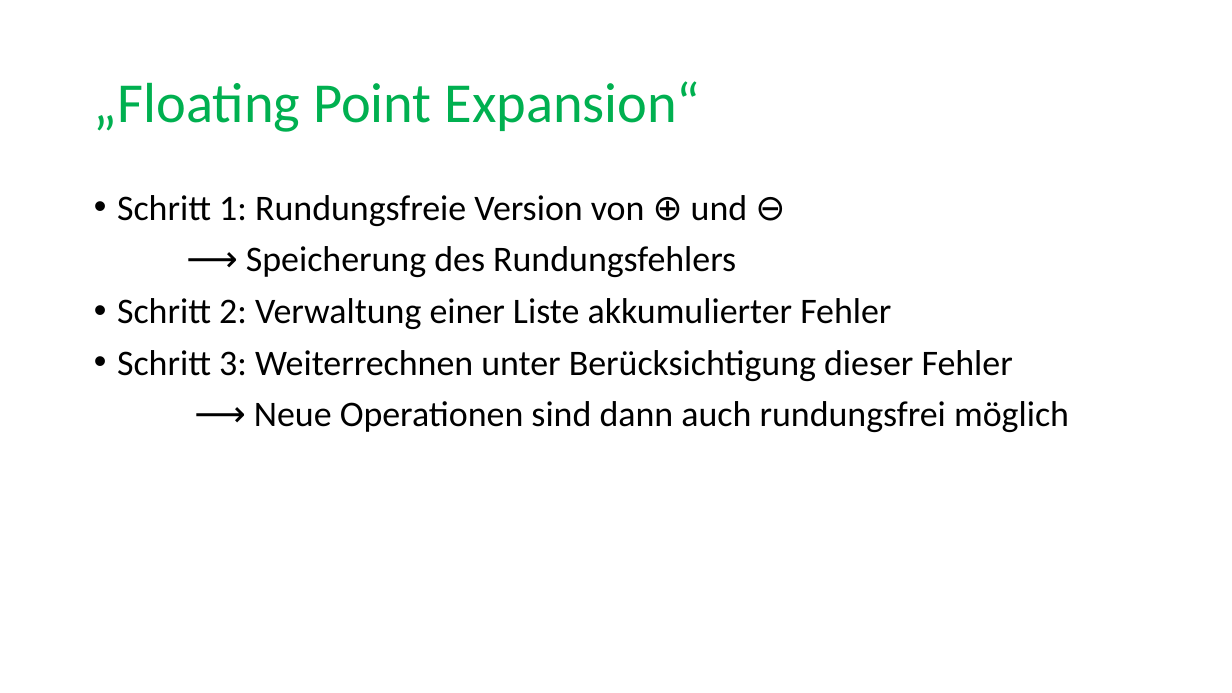
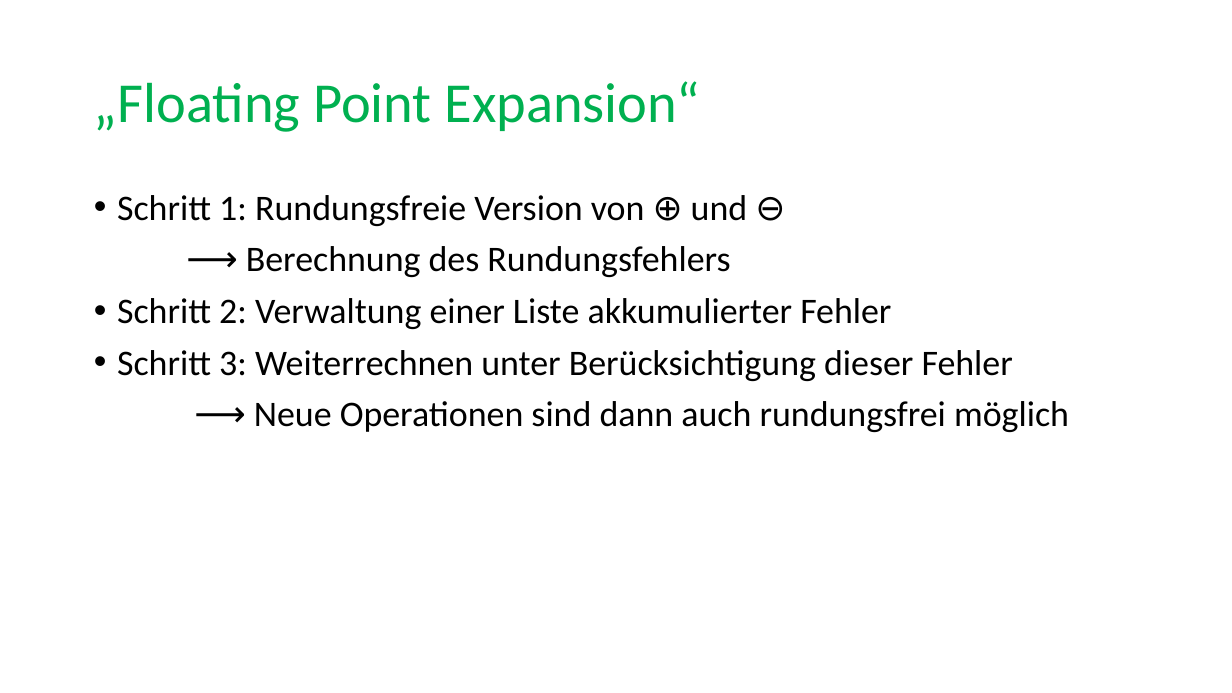
Before and after one commit to Helli/IsabelleBasicNumericalProofs, a slide deck: slide 6 of Vortrag.pptx. Drawn at 1232x693 pixels with LibreOffice and Linux fonts; fonts in the diff are those of the drawing. Boxes give left, top, right and bottom in pixels: in the first picture for what was removed or moved away, otherwise in the second. Text is boxed around its words. In the diff, an @@ line names an element or a change of style, - is before the commit and + after.

```diff
--- a/Vortrag.pptx
+++ b/Vortrag.pptx
@@ text at bbox=[246, 246, 730, 277]: text changed @@
-⟶ Speicherung des Rundungsfehlers
+⟶ Berechnung des Rundungsfehlers
```
Also in this commit, not shown: 9 other slides changed, 1 slide added, 4 slides removed, 1 other file.
